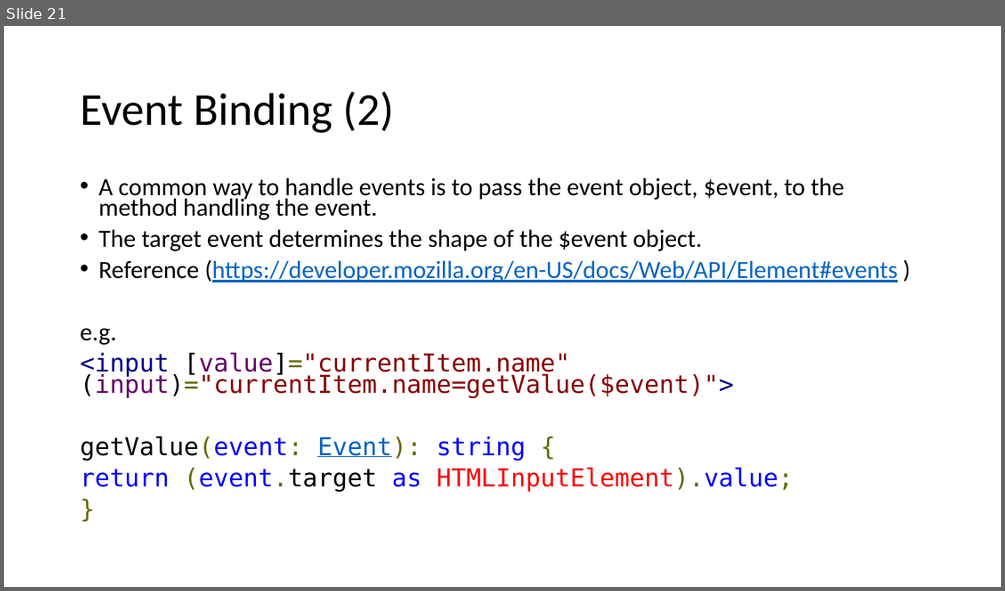
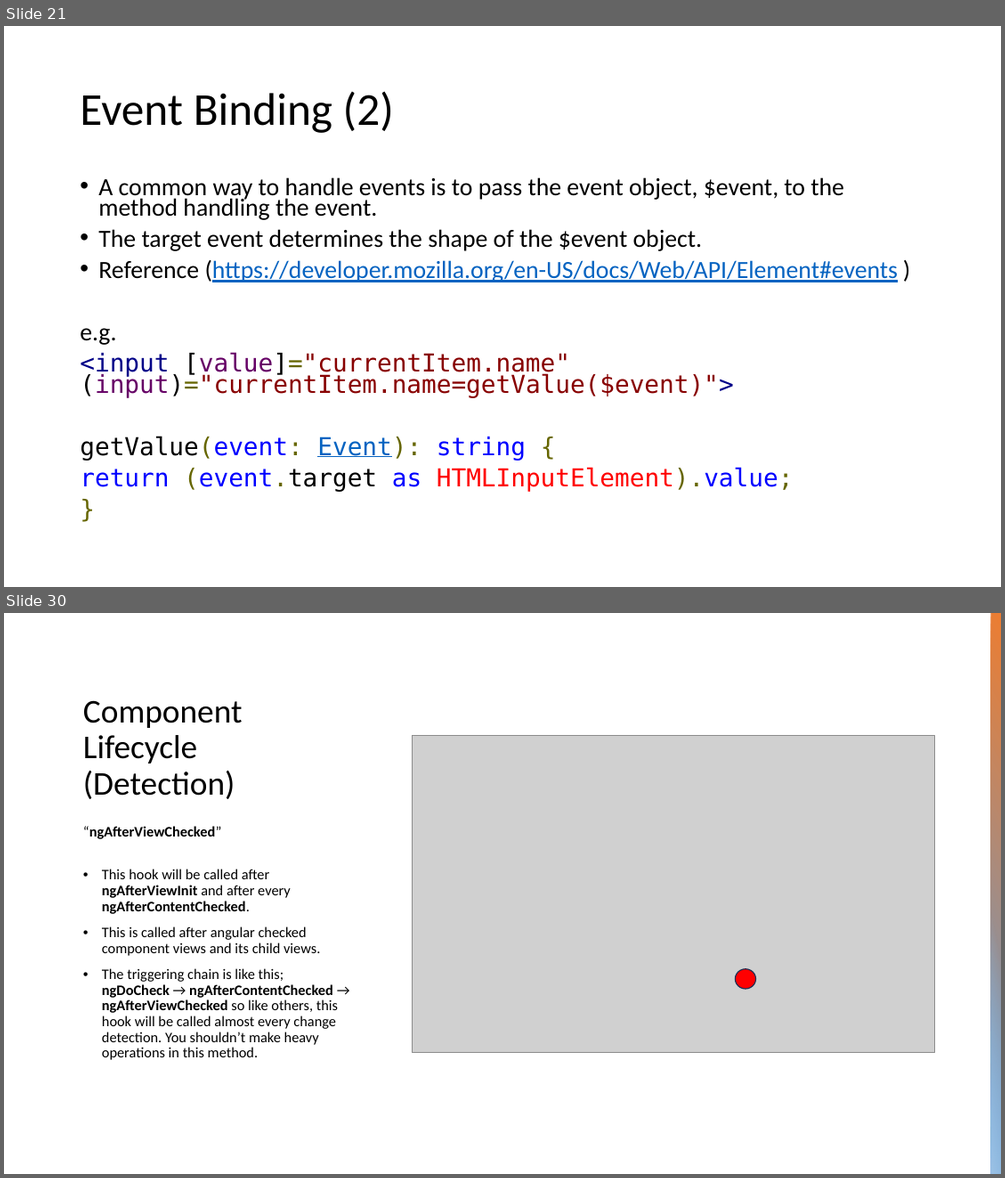
Before and after one commit to aarciab/angular, a slide deck: 1_Angular.pptx. Shown one above the other, each under a label of ours: slide 21 before the commit, slides 21 and 30 after it; the slides between them are not shown. The pictures are 1005x591 and 1005x1178 pixels, drawn with LibreOffice and Linux fonts; fonts in the diff are those of the drawing; grey boxes stand for pictures. Boxes give left, top, right and bottom in pixels: in the first picture for what was removed or moved away, otherwise in the second. Text is boxed around its words. In the diff, an @@ line names an element or a change of style, - is before the commit and + after.

```diff
--- a/1_Angular.pptx
+++ b/1_Angular.pptx
@@ slide 30 added at (4, 613, 1001, 1174), background #FFFFFF @@
@@ rectangle added at (991, 613, 1001, 1174), fill gradient #ED7D31 to #5B9BD5 @@
@@ title added at (83, 700, 243, 799), 32 pt, text #000000 @@
+Component Lifecycle (Detection)
@@ picture added at (412, 735, 934, 1052) @@
@@ text added at (83, 826, 338, 1060), 14 pt, text #000000 @@
+“ngAfterViewChecked”
+• This hook will be called after ngAfterViewInit and after every ngAfterContentChecked.
+• This is called after angular checked component views and its child views.
+• The triggering chain is like this; ngDoCheck → ngAfterContentChecked → ngAfterViewChecked so like others, this hook will be called almost every change detection. You shouldn’t make heavy operations in this method.
@@ rectangle added at (991, 901, 1001, 1174), fill gradient #9DC3E6 @@
@@ ellipse added at (736, 969, 756, 989), fill #FF0000, outline #1E3256 1 pt @@
```
Also in this commit, not shown: 4 slides changed, 16 other slides added, 4 slides removed, 7 other files.
